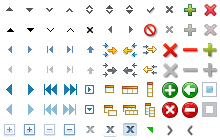
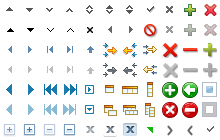
The second 220 x 140 image is a revision of the first. Changes to its layers:
added layer "checkGrey" above "checkShadow" over 207, 126, 214, 132
renamed "checkGrey" to "checkShadow", painted on it over 147, 6, 155, 14
